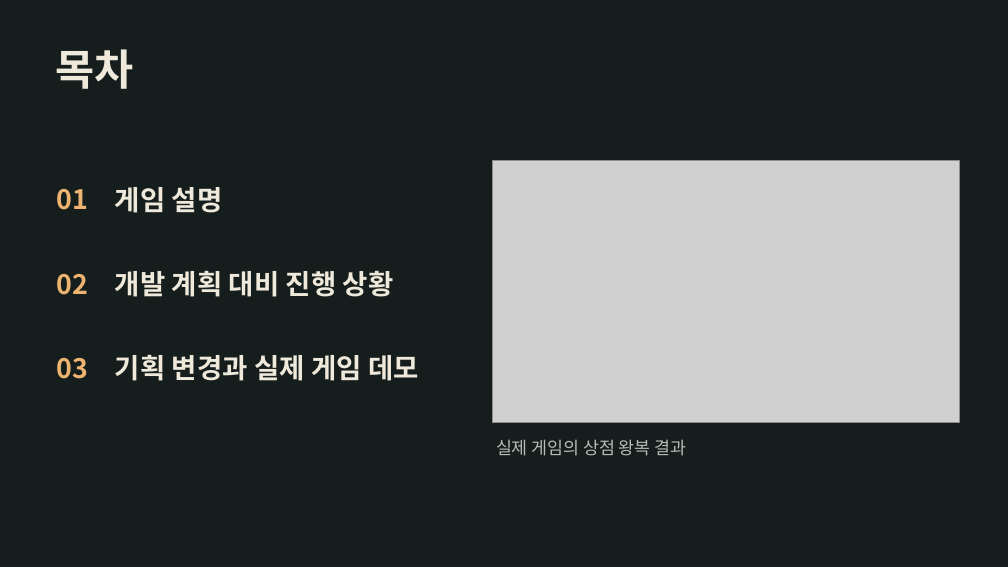
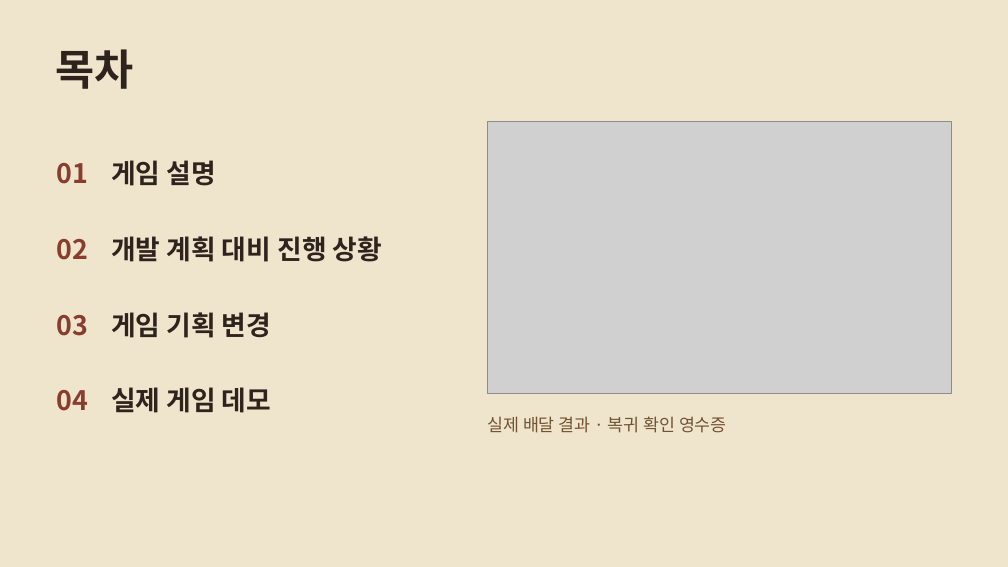
Before and after one commit to yoon778/2D_project, a slide deck: slide 2 of presentation/Dead_Route_2차발표.pptx. Drawn at 1008x567 pixels with LibreOffice and Linux fonts; fonts in the diff are those of the drawing; grey boxes stand for pictures. Boxes give left, top, right and bottom in pixels: in the first picture for what was removed or moved away, otherwise in the second. Text is boxed around its words. In the diff, an @@ line names an element or a change of style, - is before the commit and + after.

```diff
--- a/presentation/Dead_Route_2차발표.pptx
+++ b/presentation/Dead_Route_2차발표.pptx
@@ background #161D1D to #EFE4CC @@
@@ text "목차" at <box>55,49,133,89</box>: text colour #EEE9DB to #2E241D @@
@@ text "01": place and size @@
-text "01" at <box>57,189,89,210</box>
+text "01" at <box>57,163,89,184</box>
@@ text "게임 설명": place and size @@
-text "게임 설명" at <box>115,187,223,213</box>
+text "게임 설명" at <box>111,160,215,186</box>
@@ text "게임 설명" at <box>111,160,215,186</box>: size 26.2 to 25.5 pt, text colour #EEE9DB to #2E241D @@
@@ picture: place and size @@
-picture at <box>492,160,960,423</box>
+picture at <box>488,122,952,394</box>
@@ text "02": place and size @@
-text "02" at <box>57,274,89,295</box>
+text "02" at <box>57,239,89,260</box>
@@ text "개발 계획 대비 진행 상황" at <box>111,236,382,262</box>: size 26.2 to 25.5 pt, text colour #EEE9DB to #2E241D @@
@@ text "개발 계획 대비 진행 상황": place and size @@
-text "개발 계획 대비 진행 상황" at <box>115,270,394,297</box>
+text "개발 계획 대비 진행 상황" at <box>111,236,382,262</box>
@@ text colour #ECB470 to #883D2E in 3 elements at <box>57,163,89,184</box>, <box>57,239,89,260</box>, <box>57,315,89,336</box> @@
@@ text "03": place and size @@
-text "03" at <box>57,358,89,379</box>
+text "03" at <box>57,315,89,336</box>
@@ text at <box>111,312,271,338</box>: text changed; size 26.2 to 25.5 pt; text colour #EEE9DB to #2E241D @@
-기획 변경과 실제 게임 데모
+게임 기획 변경
@@ text at <box>111,387,271,413</box>: text changed; size 16.5 to 25.5 pt; text colour #B7BDB4 to #2E241D; bold on @@
-실제 게임의 상점 왕복 결과
+실제 게임 데모
@@ text added at <box>57,390,89,411</box>, 25.5 pt, text #883D2E, bold @@
+04
@@ text added at <box>487,416,727,433</box>, 16.5 pt, text #725333 @@
+실제 배달 결과 · 복귀 확인 영수증
```
Also in this commit, not shown: 4 other slides changed, 1 other file.
